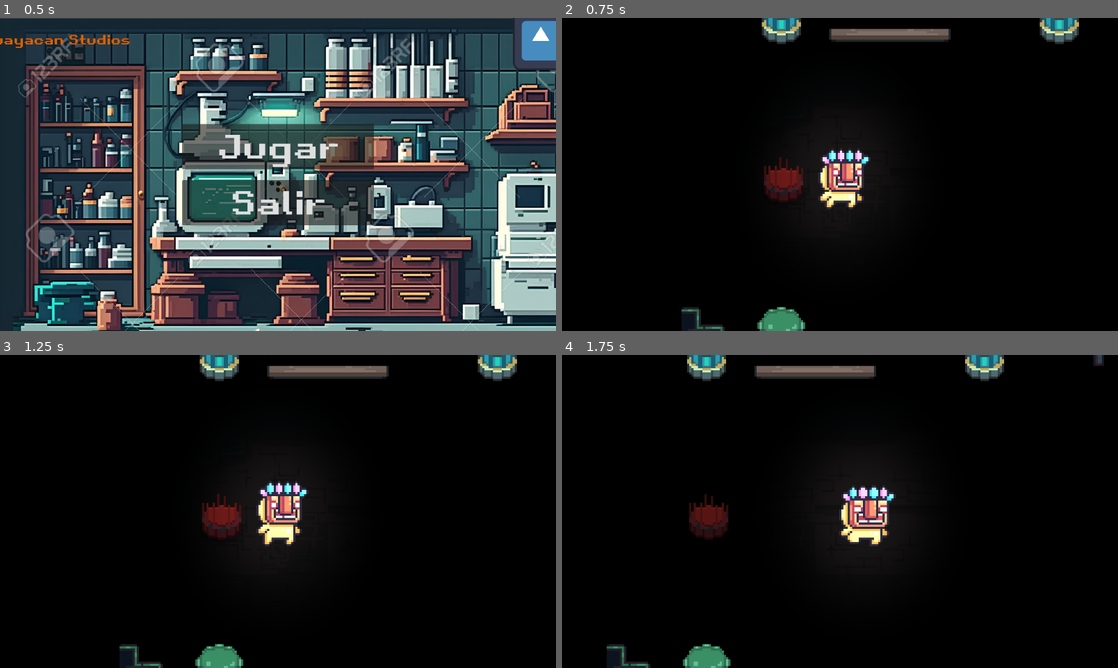
Above: before the commit, frames 1-4 (two rows, left to right).
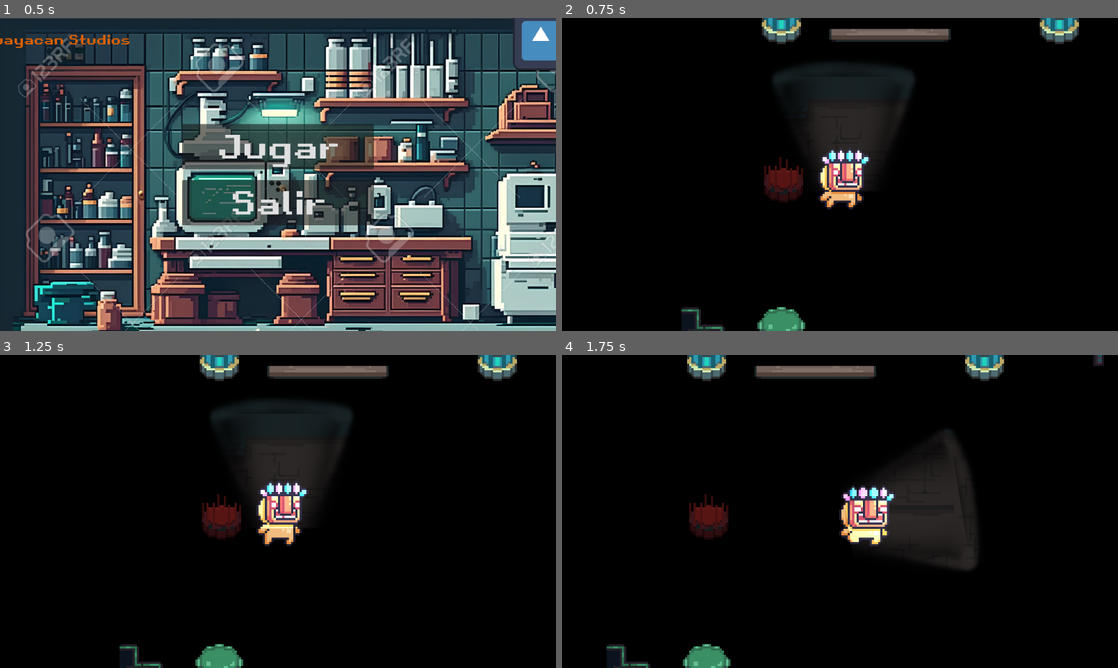
Above: after the commit, the same moments.

Repository: BenjaminQRojas/UMBRA
Game: Godot game, scene res://Menu/menu.tscn
Two runs of this game, one before a commit and one after it. Both use one fixed random seed, a clock stepped at 60 frames per second and the inputs below. The engine's default icon, where the game draws it, is replaced by a stand-in: a white triangle on a blue panel in a dark square.
Inputs (mouse positions are in pixels of both pictures, inside the frame that each line leads up to):
- Up to frame 1 (0.5 s): no input
- Up to frame 2 (0.75 s): click "Jugar" at 0.5 s
- Up to frame 3 (1.25 s): no input
- Up to frame 4 (1.75 s): move the mouse to (962, 495) at 1.27 s; hold Right (ui_right) from 1.28 s (still down)

Frame 1 is identical in both runs. In frame 2, 3.2% of the frame differs, in the area x 38-64%, y 15-61%; in frame 3, 3.3%; in frame 4, 3.8%, in the area x 50-75%, y 24-69%.

Commit message:
se agrega un nodo a player que sirve como linterna

Diff:
--- /dev/null
+++ b/Objetos extras/Linterna/linterna.tscn
@@ -0,0 +1,24 @@
+[gd_scene load_steps=3 format=3 uid="uid://c6og8p2bmx4tl"]
+
+[ext_resource type="Texture2D" uid="uid://bpb3yq3c42y4e" path="res://Objetos extras/linterna.png" id="1_c2xxn"]
+[ext_resource type="Texture2D" uid="uid://1nso4ptupjac" path="res://Objetos extras/klipartz.com.png" id="2_i2sem"]
+
+[node name="Node2D" type="Node2D"]
+
+[node name="Sprite2D" type="Sprite2D" parent="."]
+scale = Vector2(0.0046875, 0.00416667)
+texture = ExtResource("1_c2xxn")
+centered = false
+flip_h = true
+
+[node name="DirectionalLight2D" type="DirectionalLight2D" parent="Sprite2D"]
+visible = false
+energy = 0.05
+max_distance = 1.0
+
+[node name="PointLight2D" type="PointLight2D" parent="Sprite2D"]
+position = Vector2(7253.33, 720)
+rotation = -1.61443
+scale = Vector2(10.3736, 16.2601)
+energy = 1.82
+texture = ExtResource("2_i2sem")
--- a/Player/player.gd
+++ b/Player/player.gd
@@ -23,3 +23,8 @@
 	#sprite.flip_v = direcciony < 0 if direcciony != 0 else sprite.flip_v
 
 	move_and_slide()
+	look_at_mouse()
+
+func look_at_mouse():
+	var mouse_pos = get_global_mouse_position()
+	get_node("Pivote").look_at(mouse_pos)
--- a/Player/player.tscn
+++ b/Player/player.tscn
@@ -1,8 +1,11 @@
-[gd_scene load_steps=9 format=3 uid="uid://c1woldoyr7wun"]
+[gd_scene load_steps=12 format=3 uid="uid://c1woldoyr7wun"]
 
 [ext_resource type="Texture2D" uid="uid://cnfrfqxg4b8xy" path="res://Player/Mask Dude.png" id="1_f7bje"]
 [ext_resource type="Script" path="res://Player/player.gd" id="1_xl60n"]
 [ext_resource type="Texture2D" uid="uid://depr4ryekb4am" path="res://Player/light.png" id="3_omfy2"]
+[ext_resource type="PackedScene" uid="uid://c6og8p2bmx4tl" path="res://Objetos extras/Linterna/linterna.tscn" id="4_oe7x7"]
+[ext_resource type="Texture2D" uid="uid://bpb3yq3c42y4e" path="res://Objetos extras/linterna.png" id="5_ax4ah"]
+[ext_resource type="Texture2D" uid="uid://1nso4ptupjac" path="res://Objetos extras/klipartz.com.png" id="6_vwkei"]
 
 [sub_resource type="RectangleShape2D" id="RectangleShape2D_q1eb2"]
 size = Vector2(18, 23)
@@ -92,6 +95,7 @@
 drag_bottom_margin = 0.1
 
 [node name="luces" type="PointLight2D" parent="."]
+visible = false
 show_behind_parent = true
 position = Vector2(0, -4.76837e-07)
 scale = Vector2(0.168605, 0.205426)
@@ -113,4 +117,31 @@
 [node name="Timer" type="Timer" parent="."]
 autostart = true
 
+[node name="Node2D" parent="." instance=ExtResource("4_oe7x7")]
+visible = false
+position = Vector2(6, 6)
+
+[node name="Pivote" type="Node2D" parent="."]
+
+[node name="Sprite2D" type="Sprite2D" parent="Pivote"]
+z_index = -1
+position = Vector2(1, 7)
+rotation = 3.14159
+scale = Vector2(0.00989582, 0.00826821)
+texture = ExtResource("5_ax4ah")
+flip_v = true
+
+[node name="DirectionalLight2D" type="DirectionalLight2D" parent="Pivote/Sprite2D"]
+visible = false
+energy = 0.1
+max_distance = 3.0
+
+[node name="PointLight2D" type="PointLight2D" parent="Pivote/Sprite2D"]
+z_index = -1
+position = Vector2(-2324.21, 483.781)
+rotation = 1.5708
+scale = Vector2(8, 8)
+energy = 0.7
+texture = ExtResource("6_vwkei")
+
 [connection signal="timeout" from="Timer" to="." method="_on_timer_timeout"]
Binary file added: Objetos extras/klipartz.com.png
Not shown, added: Objetos extras/klipartz.com.png.import
Binary file added: Objetos extras/linterna.png
Not shown, added: Objetos extras/linterna.png.import
